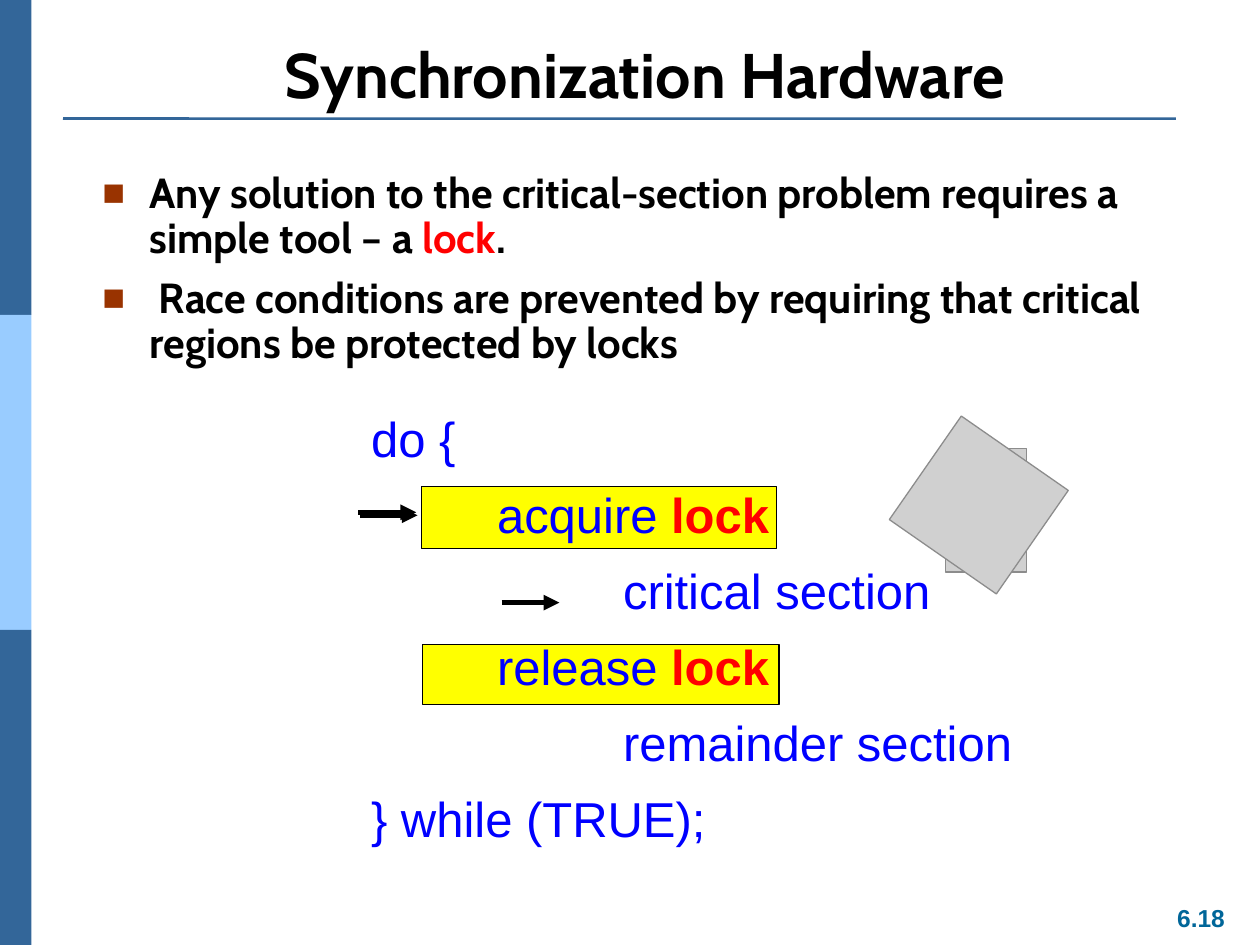
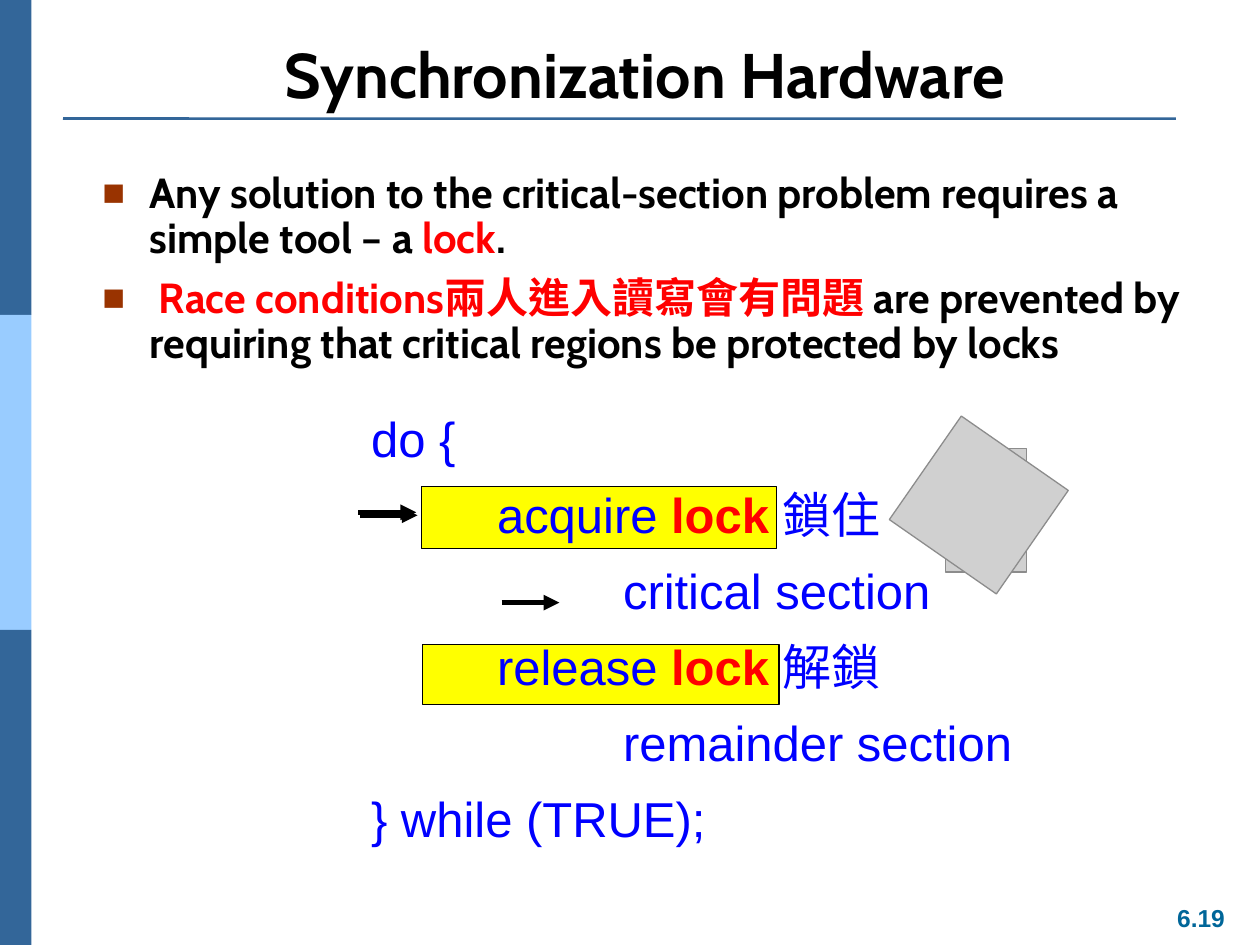
Before and after one commit to Yang09701194/OS_Learning, a slide deck: slide 19 of ch06.pptx (slide 18 before the commit). Drawn at 1260x945 pixels with LibreOffice and Linux fonts; fonts in the diff are those of the drawing; grey boxes stand for pictures. Boxes give left, top, right and bottom in pixels: in the first picture for what was removed or moved away, otherwise in the second. Text is boxed around its words. In the diff, an @@ line names an element or a change of style, - is before the commit and + after.

```diff
--- a/ch06.pptx
+++ b/ch06.pptx
@@ text at box(150, 278, 1180, 368): text changed @@
-■ Race conditions are prevented by requiring that critical regions be protected by locks
+■ Race conditions兩人進入讀寫會有問題 are prevented by requiring that critical regions be protected by locks
@@ text at box(497, 491, 881, 544): text changed @@
-acquire lock
+acquire lock 鎖住
@@ text at box(497, 643, 881, 689): text changed @@
-release lock
+release lock 解鎖
@@ page number at box(1177, 910, 1225, 928): text changed @@
-6.18
+6.19
```
Also in this commit, not shown: 16 other slides changed, 1 slide added.
